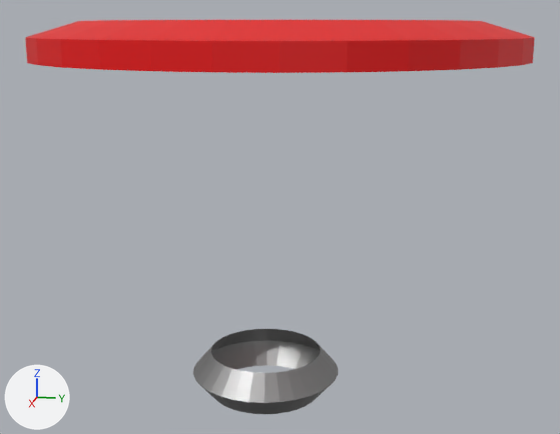
A saved change to the glTF model assets/model/spring.glb.
Before and after are seen from a 50 mm lens placed at (1.607, 0.321, 0.74), pointed at (0.009, 0.002, 0.341). Lighting does not change. The marker at lower left points along +X, +Y and +Z. The picture after the commit comes second. Where no turn or scale is listed for an object, it has been applied to the vertices. Vertices at exactly the same position are counted once.

In view in the first picture: 'Pad', 'Spring'.
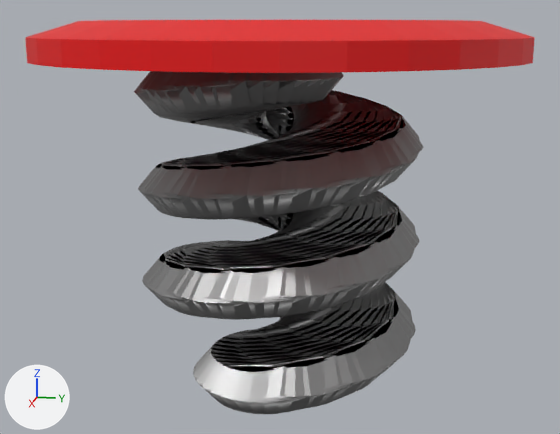
Changed parts and their boxes (x1, y1, x2, y2) in the pictures (560 x 434 px):
'Spring', reshaped (99% wider, 300% taller)
    before: (193, 329, 338, 414)
    after: (134, 71, 423, 414)
part 1 of me_circle, added
    after: (134, 71, 423, 414)

The change, as a diff of the scene's bpy script:
```diff
--- a/assets/model/spring.glb.py
+++ b/assets/model/spring.glb.py
@@ me_circle @@
 # used by ob_spring; location = (0.0, 0.0, 0.0)
-me_circle.from_pydata(...)  # 96 vertices, 128 faces; spans x 0.0..0.3, y -0.15..0.15, z 0.006..0.094
+me_circle.from_pydata(...)  # 4704 vertices, 15360 faces; spans x -0.3..0.3, y -0.3..0.3, z 0.006..0.694
+# me_circle part 1: 4608 vertices added at x -0.3..0.3, y -0.3..0.3, z 0.019..0.694
 me_circle.materials.append(mat_metal)
```
